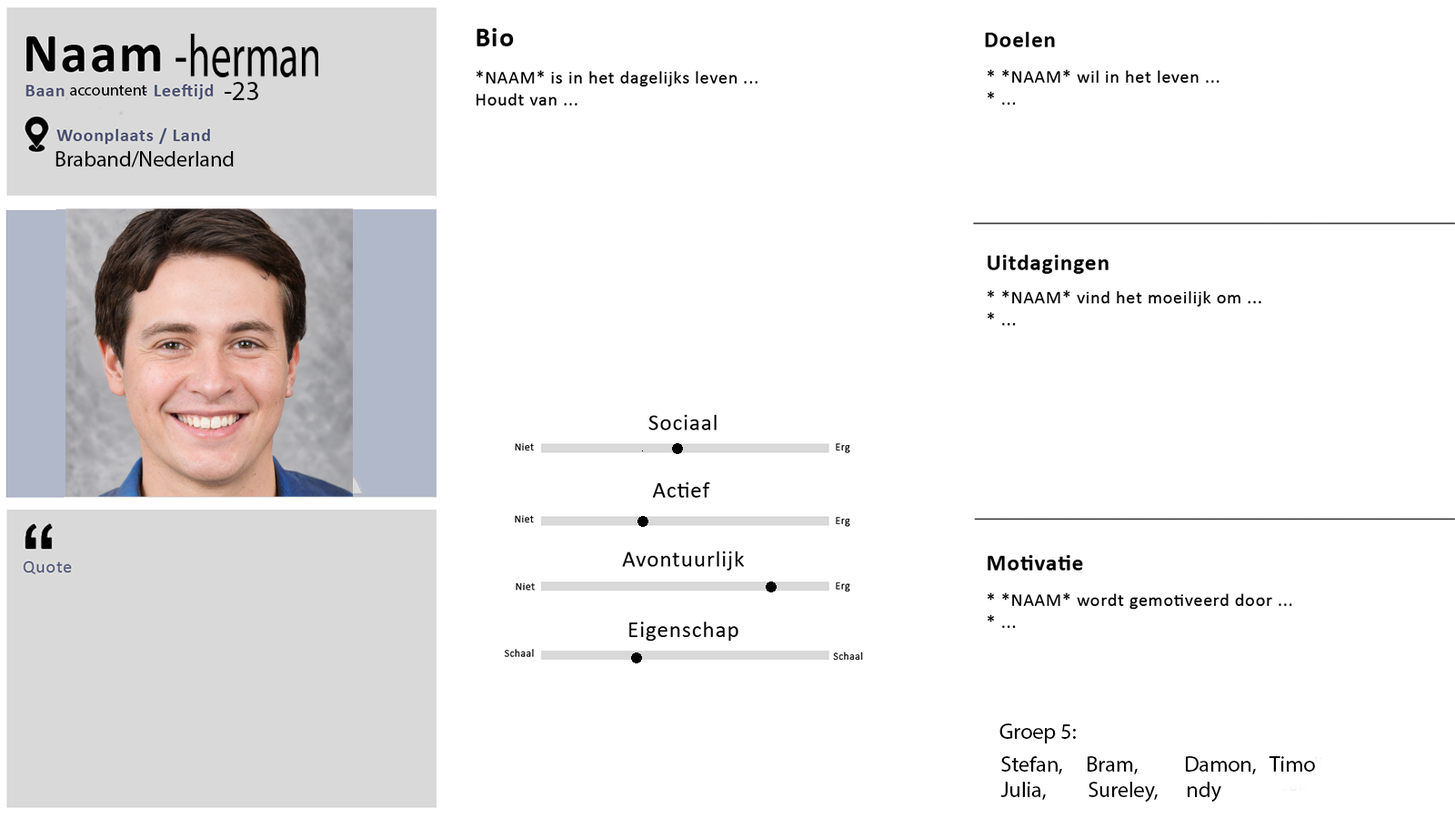
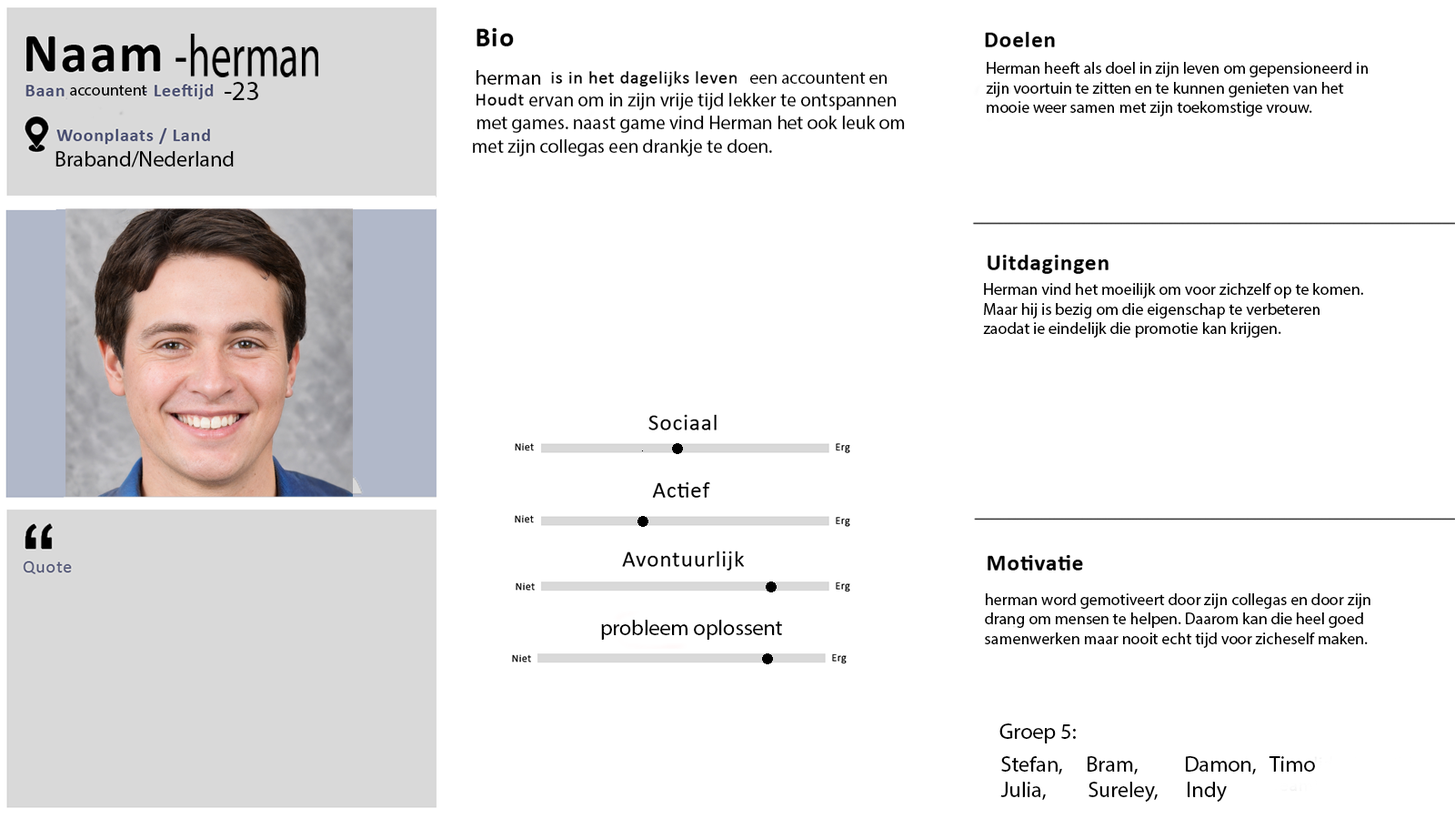
Layered file, before and after one edit (1455px x 819px). Changes by layer:
painted on "Stefan, Bram, Damon, Timo Julia, Sureley" over <box>1187,781,1228,802</box>
added layer "herman" above "een accountent en" over <box>476,70,542,85</box>
added layer "een accountent en" above "ervan om in zijn vrije tijd lekker te ontspannen" over <box>750,71,887,84</box>
added layer "ervan om in zijn vrije tijd lekker te ontspannen" above "probleem oplossent" over <box>472,92,906,157</box>
added layer "probleem oplossent" above "Herman heeft als doel in zijn leven om gepensioneerd in zijn vo" over <box>601,619,783,640</box>
added layer "Herman heeft als doel in zijn leven om gepensioneerd in zijn vo" above "Layer 2" over <box>985,61,1369,117</box>
added layer "Layer 2" above "herman word gemotiveert door zijn collegas en door zijn drang o" over <box>497,61,1310,664</box>
added layer "herman word gemotiveert door zijn collegas en door zijn drang o" above "Herman vind het moeilijk om voor zichzelf op te komen. Maar hij" over <box>985,593,1371,648</box>
added layer "Herman vind het moeilijk om voor zichzelf op te komen. Maar hij" above "persona_template" over <box>983,282,1364,338</box>
painted on "persona_template" over <box>476,70,1307,661</box>
